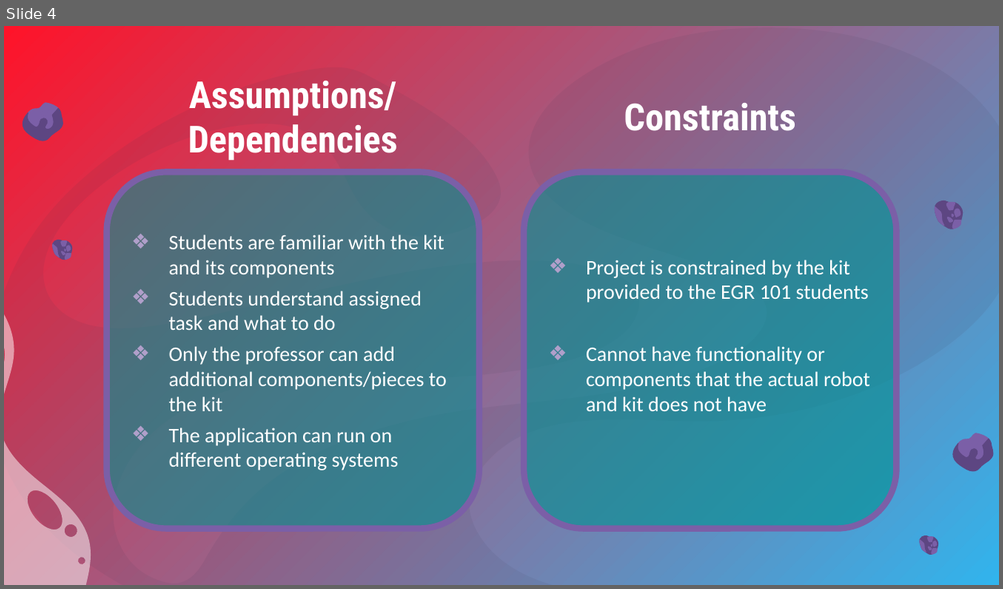
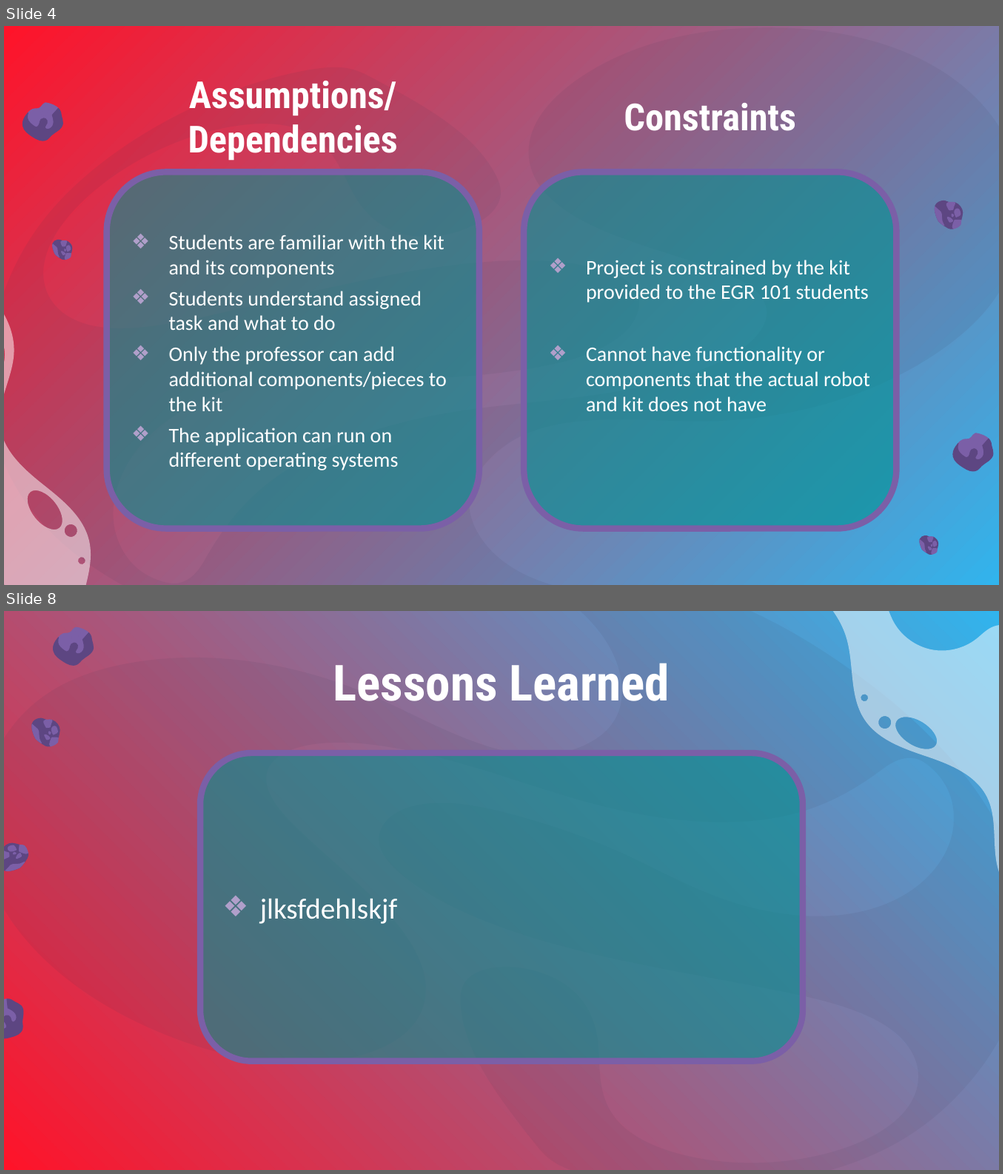
Before and after one commit to DanielKhali1/EGR101-Sim, a slide deck: Documentation/sprintdemo4.pptx. Shown one above the other, each under a label of ours: slide 4 before the commit, slides 4 and 8 after it; the slides between them are not shown. The pictures are 1003x589 and 1003x1174 pixels, drawn with LibreOffice and Linux fonts; fonts in the diff are those of the drawing; background and template pictures are left out. Boxes give left, top, right and bottom in pixels: in the first picture for what was removed or moved away, otherwise in the second. Text is boxed around its words. In the diff, an @@ line names an element or a change of style, - is before the commit and + after.

```diff
--- a/Documentation/sprintdemo4.pptx
+++ b/Documentation/sprintdemo4.pptx
@@ slide 8 added at [4,611,999,1170], background picture (left out) @@
@@ freeform shape added at [4,611,999,1170], fill #373852 at 8% opacity @@
@@ freeform shape added at [53,632,94,665], fill #5D4682, outline #5D4682 0.75 pt @@
@@ freeform shape added at [58,627,89,653], fill #7B5FA7, outline #7B5FA7 0.75 pt @@
@@ freeform shape added at [71,628,84,641], fill #7B5FA7, outline #7B5FA7 0.75 pt @@
@@ freeform shape added at [768,611,999,923], fill #FFFFFF at 51% opacity @@
@@ text added at [333,663,669,701], 48 pt, text #FFFFFF, bold @@
+Lessons Learned
@@ group added at [28,712,65,749]: 9 freeform shapes @@
@@ rounded rectangle added at [200,754,802,1062], fill #009090 at 60% opacity, outline #7B5FA7 6 pt, 28 pt, text #FFFFFF @@
+❖ jlksfdehlskjf
@@ group added at [4,837,30,876]: 9 freeform shapes @@
@@ freeform shape added at [4,995,22,1037], fill #7B5FA7, outline #7B5FA7 0.75 pt @@
@@ freeform shape added at [4,996,34,1048], fill #5D4682, outline #5D4682 0.75 pt @@
@@ freeform shape added at [4,1000,9,1018], fill #7B5FA7, outline #7B5FA7 0.75 pt @@
```
Also in this commit, not shown: 2 other slides added.
